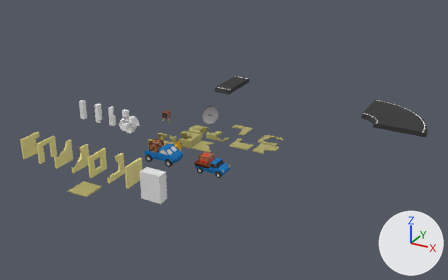
One commit to the Blender file Blender/BuildingParts.blend: the scene before it, then after it.
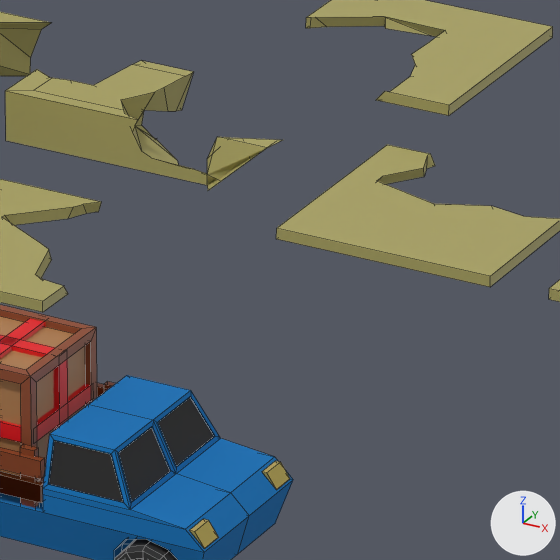
Each version is shown whole from a 50 mm camera at (31.94, -42.33, 25.13) aimed at (4.52, 7.52, 0.2), then close up on the part from 46% to 57% of the width and 45% to 62% of the height. The axes (+X, +Y, +Z) are drawn at lower right. The lights are the same throughout. The close-ups show mesh edges as thin lines.

In view in the first close-up: 'Car2', 'Cube.008', 'Cube.010', 'Cube.013', 'Cube.015', 'Destroyed-Ceiling-col1', 'Destroyed-Ceiling-col2', 'Destroyed-Ceiling-col3', 'Destroyed_box-col3', 'Destroyed_box-col4', 'PlusCrate', 'Wheel2.002'.
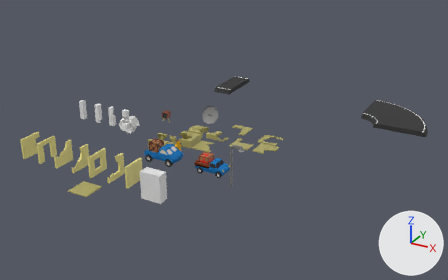
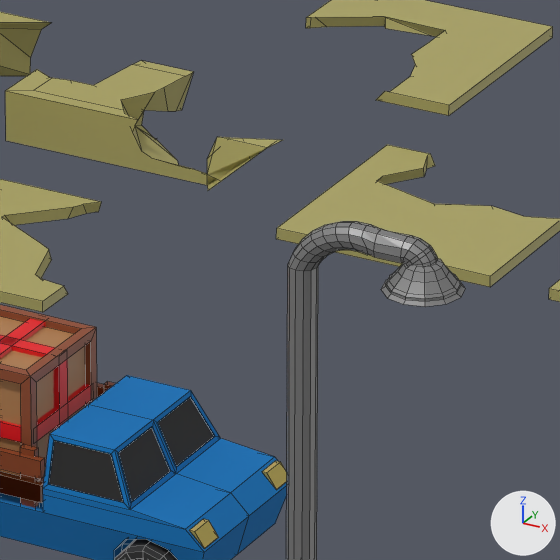
Commit message: Lygte Pael

The change in detail:
Material 'LygtePael' (mat_lygtepael) is new.
Its base color is (0.241, 0.241, 0.241) (grey #878787).
Its metallic is 0.307.
Its roughness is 0.469.
Mesh me_cylinder_010 is new.
It has 297 vertices, 257 faces and spans x -0.45..4.18, y -1.06..0.9, z -0.68..12.18.
It uses material mat_lygtepael (grey #878787).
Object 'LygtePael' (ob_lygtepael) is new; it shows me_cylinder_010.
Its location is (9.379, 0.0, 0.0).
Its scale is (0.308, 0.308, 0.308).

What differs and where, as boxes [x1, y1, x2, y2] in the close-ups (560 x 560 px):
'LygtePael', added
    after: [286, 221, 466, 560]
